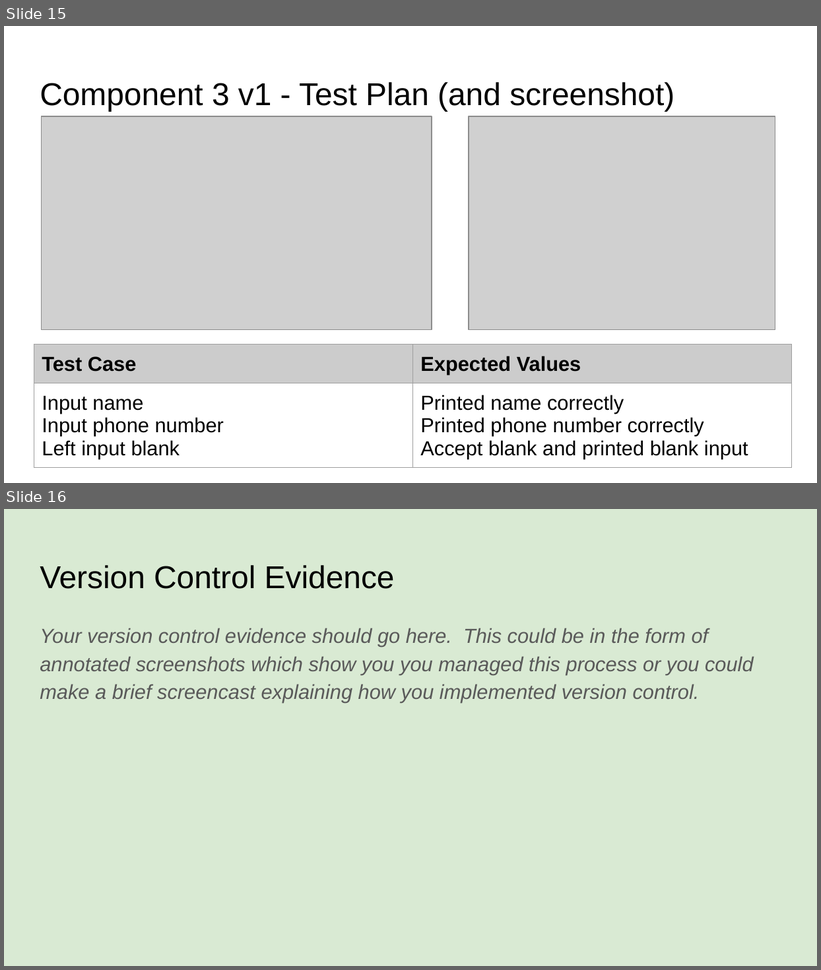
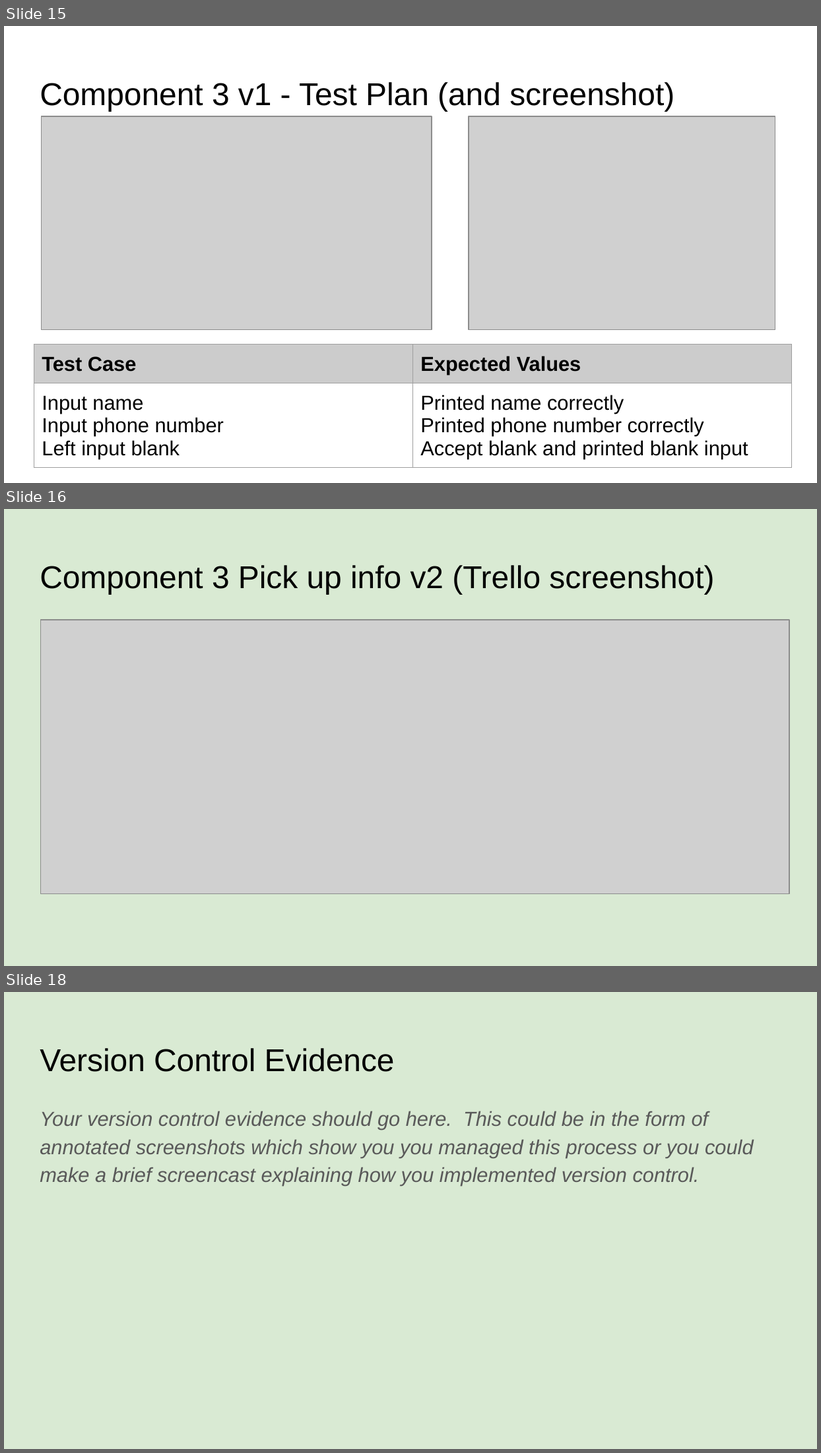
Before and after one commit to danettp/pizza_bot, a slide deck: 022_91893+_+91897+Documentation.pptx. Shown one above the other, each under a label of ours: slides 15 and 16 before the commit, slides 15, 16 and 18 after it; the slides between them are not shown. The pictures are 821x970 and 821x1453 pixels, drawn with LibreOffice and Linux fonts; fonts in the diff are those of the drawing; grey boxes stand for pictures. Boxes give left, top, right and bottom in pixels: in the first picture for what was removed or moved away, otherwise in the second. Text is boxed around its words. In the diff, an @@ line names an element or a change of style, - is before the commit and + after.

```diff
--- a/022_91893+_+91897+Documentation.pptx
+++ b/022_91893+_+91897+Documentation.pptx
@@ slide 16 added at [4,509,817,966], background #D9EAD3 @@
@@ title added at [40,565,714,594], 28 pt, text #000000 @@
+Component 3 Pick up info v2 (Trello screenshot)
@@ picture added at [40,620,789,894] @@
@@ what was slide 16 is now slide 18 @@
```
Also in this commit, not shown: 1 other slide added, 2 other files.
